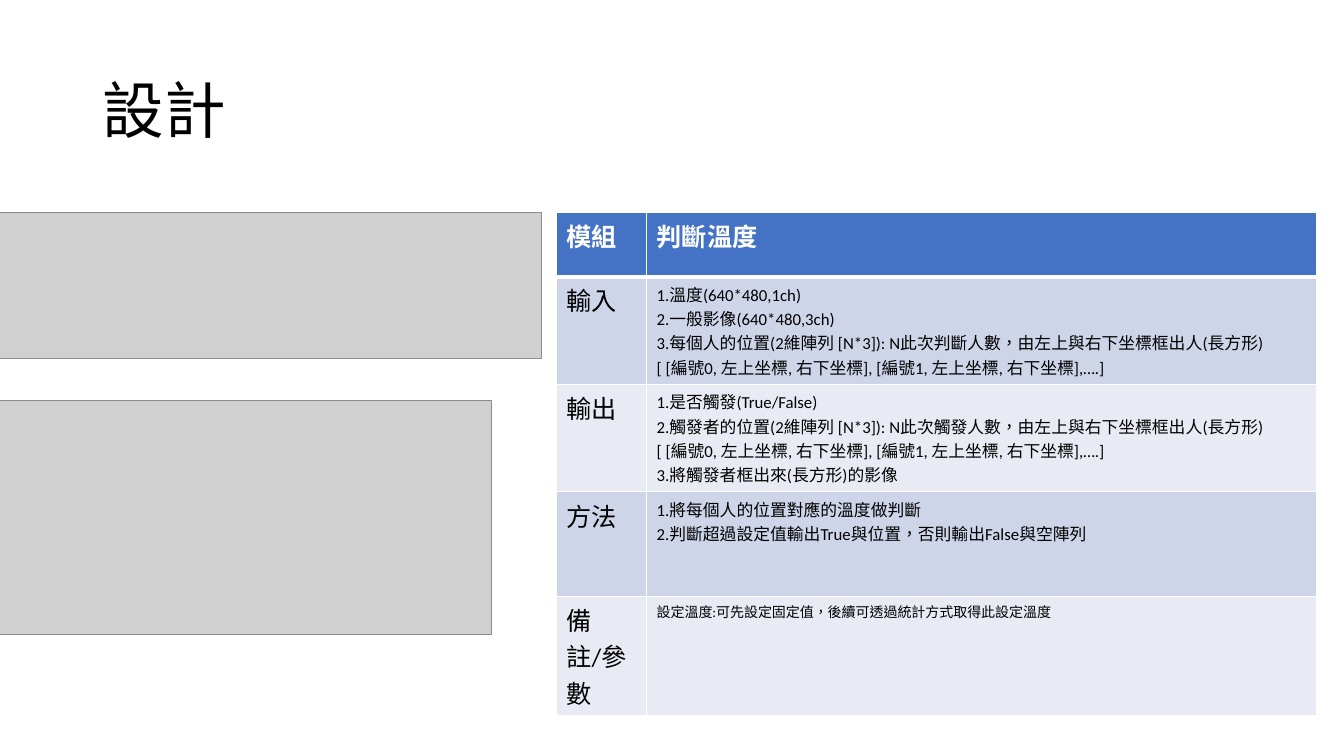
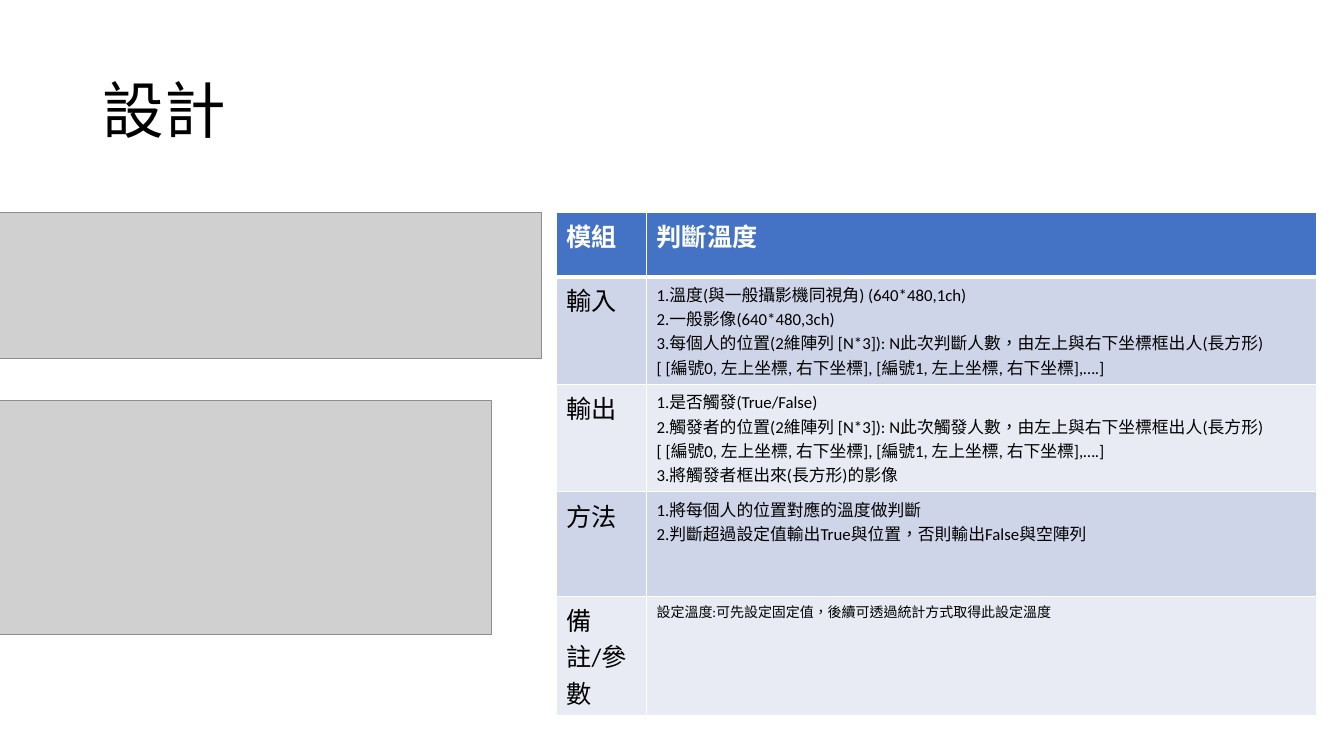
Before and after one commit to HsuTengHsiung/Image-processing, a slide deck: slide 9 of 000.作業紀錄/人體溫度判斷.pptx. Drawn at 1344x756 pixels with LibreOffice and Linux fonts; fonts in the diff are those of the drawing; grey boxes stand for pictures. Boxes give left, top, right and bottom in pixels: in the first picture for what was removed or moved away, otherwise in the second. Text is boxed around its words. In the diff, an @@ line names an element or a change of style, - is before the commit and + after.

```diff
--- a/000.作業紀錄/人體溫度判斷.pptx
+++ b/000.作業紀錄/人體溫度判斷.pptx
@@ table at (557, 213, 1318, 709) @@
-row 2, column 2: 1.溫度(640*480,1ch) / 2.一般影像(640*480,3ch) / 3.每個人的位置(2維陣列 [N*3]): N此次判斷人數，由左上與右下坐標框出人(長方形) [ [編號0, 左上坐標, 右下坐標], [編號1, 左上坐標, 右下坐標],….]
+row 2, column 2: 1.溫度(與一般攝影機同視角) (640*480,1ch) / 2.一般影像(640*480,3ch) / 3.每個人的位置(2維陣列 [N*3]): N此次判斷人數，由左上與右下坐標框出人(長方形) [ [編號0, 左上坐標, 右下坐標], [編號1, 左上坐標, 右下坐標],….]
```
Also in this commit, not shown: 1 other slide changed.
